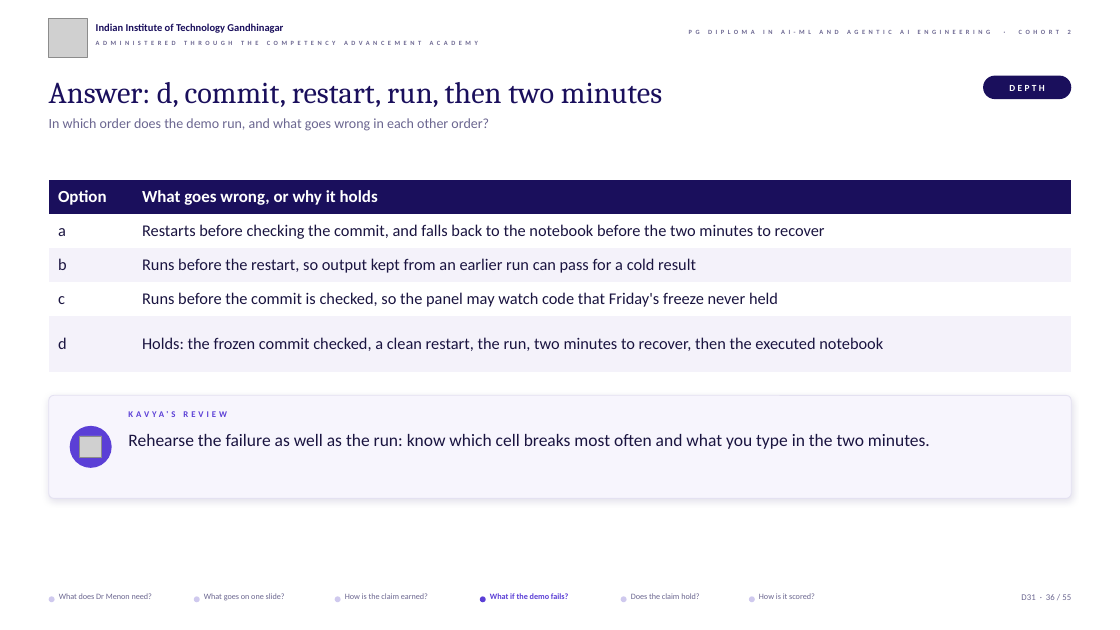
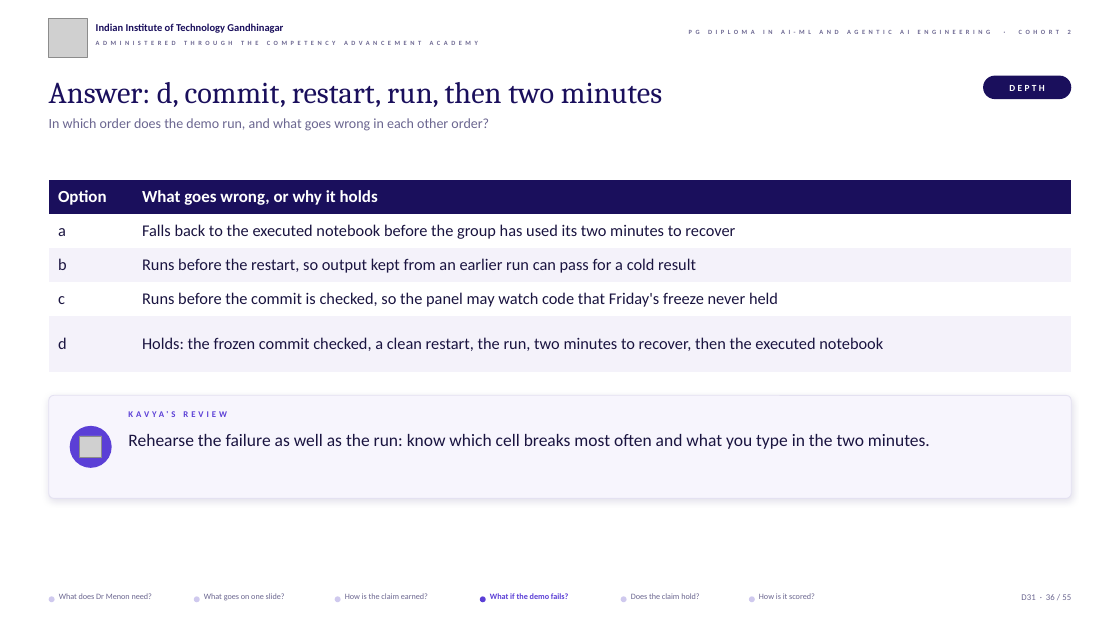
Before and after one commit to fde-academy-lab/c2-content-factory, a slide deck: slide 36 of content/W03/SAT/slides/C2_W03_SAT_presentation_format_STUDENT.pptx. Drawn at 1120x630 pixels with LibreOffice and Linux fonts; fonts in the diff are those of the drawing; grey boxes stand for pictures; background and template pictures are left out. Boxes give left, top, right and bottom in pixels: in the first picture for what was removed or moved away, otherwise in the second. Text is boxed around its words. In the diff, an @@ line names an element or a change of style, - is before the commit and + after.

```diff
--- a/content/W03/SAT/slides/C2_W03_SAT_presentation_format_STUDENT.pptx
+++ b/content/W03/SAT/slides/C2_W03_SAT_presentation_format_STUDENT.pptx
@@ table at bbox=[49, 180, 1071, 372] @@
-row 2, column 2: Restarts before checking the commit, and falls back to the notebook before the two minutes to recover
+row 2, column 2: Falls back to the executed notebook before the group has used its two minutes to recover
```
Also in this commit, not shown: 1 other slide changed, 6 other files.
